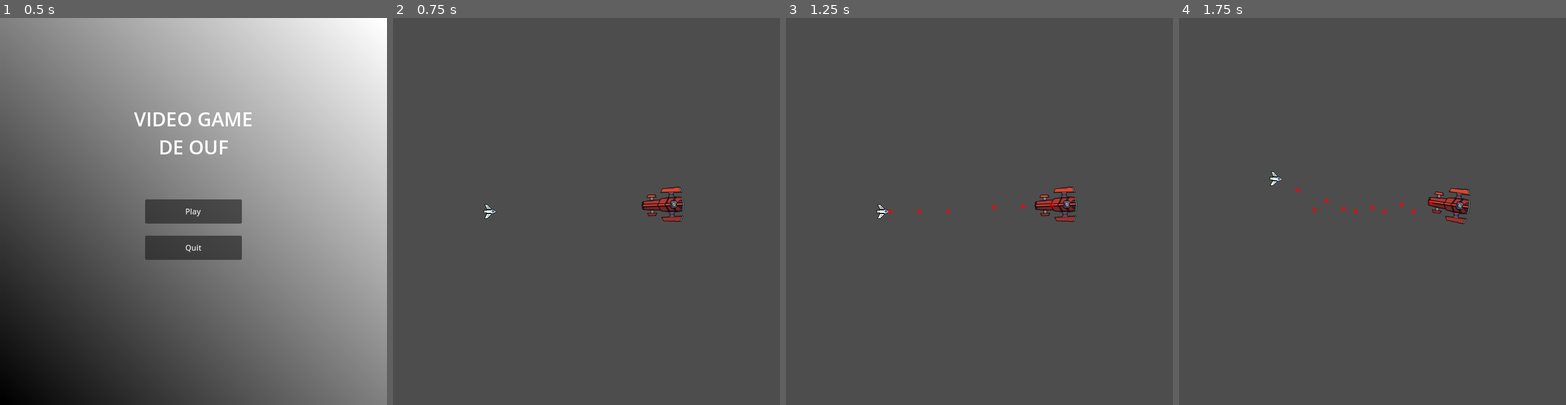
Above: before the commit, frames 1-4 (left to right).
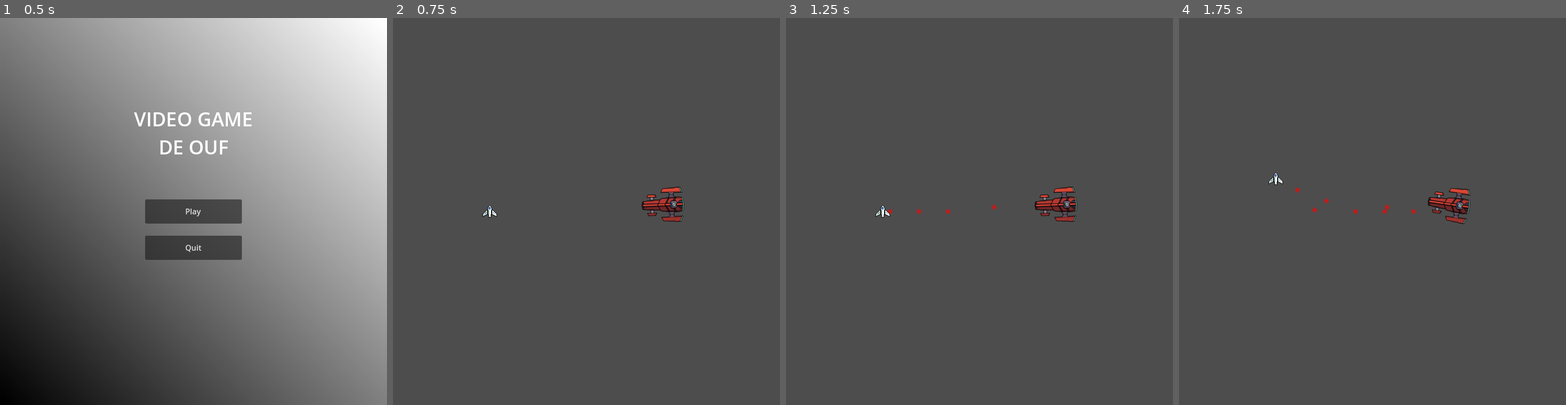
Above: after the commit, the same moments.

Repository: ChevalMonsieur/sae_projet_innov
Game: Godot game, scene res://scenes/main_menu.tscn
The game is run twice, just before and just after one commit, with the same random seed, the same clock (stepped at 60 frames per second) and the same inputs.
Inputs (mouse positions are in pixels of both pictures, inside the frame that each line leads up to):
- Up to frame 1 (0.5 s): no input
- Up to frame 2 (0.75 s): click "Play" at 0.5 s
- Up to frame 3 (1.25 s): no input
- Up to frame 4 (1.75 s): move the mouse to (1457, 192) at 1.27 s; hold Right from 1.28 s (still down); hold Z from 1.28 s (still down)

Frame 1 is identical in both runs. In frame 2, less than 0.1% of the frame differs, in the area x 23-27%, y 48-52%; in frame 3, 0.1%; in frame 4, 0.2%, in the area x 23-66%, y 39-50%.

Commit message:
phases and update boss stats

Diff:
--- a/projet_godot/scenes/actual_game.tscn
+++ b/projet_godot/scenes/actual_game.tscn
@@ -56,3 +56,4 @@
 [node name="boss" parent="." instance=ExtResource("3_8sxf3")]
 position = Vector2(565, 386)
 bullet_scene = ExtResource("4_4pc88")
+cooldown_bullet = 0.5
--- a/projet_godot/scripts/bullet.gd
+++ b/projet_godot/scripts/bullet.gd
@@ -17,3 +17,4 @@
 func _on_body_entered(body: Node2D) -> void:
 	if body.name.contains("player") and body != instantiator:
 		body.lose_shield_point()
+		queue_free()
--- a/projet_godot/scripts/player.gd
+++ b/projet_godot/scripts/player.gd
@@ -5,15 +5,12 @@
 @export var cooldown_bullet: float = .2
 @export var max_shield: int = 5
 
-@onready var sprite = $AnimatedSprite2D
-
 var timer_bullet: float = cooldown_bullet
 var shield: int = max_shield
 
 func _physics_process(delta: float) -> void:
 	if GameManager.current_state == GameManager.STATE.IN_GAME:
 		check_movement()
-		check_rotation()
 		manage_shoot(delta)
 
 func check_movement() -> void:
@@ -26,11 +23,6 @@
 
 	velocity = velocity.normalized() * speed
 	move_and_slide()
-
-func check_rotation() -> void:
-	var mouse_position = get_global_mouse_position()
-	var direction = mouse_position - global_position
-	sprite.rotation = direction.angle() + PI/2
 
 func manage_shoot(delta: float) -> void:
 	timer_bullet -= delta
Not shown: 1 places in projet_godot/scenes/actual_game.tscn that only renumber resources
